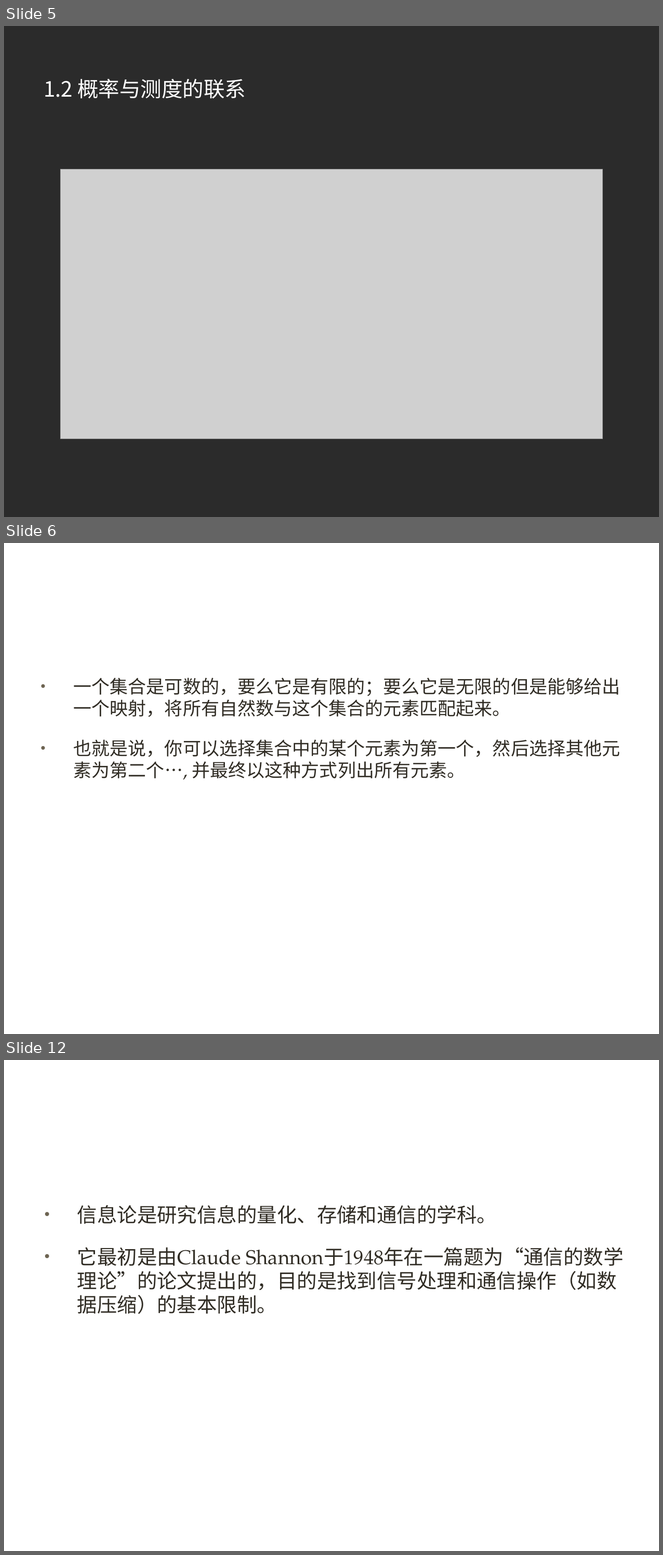
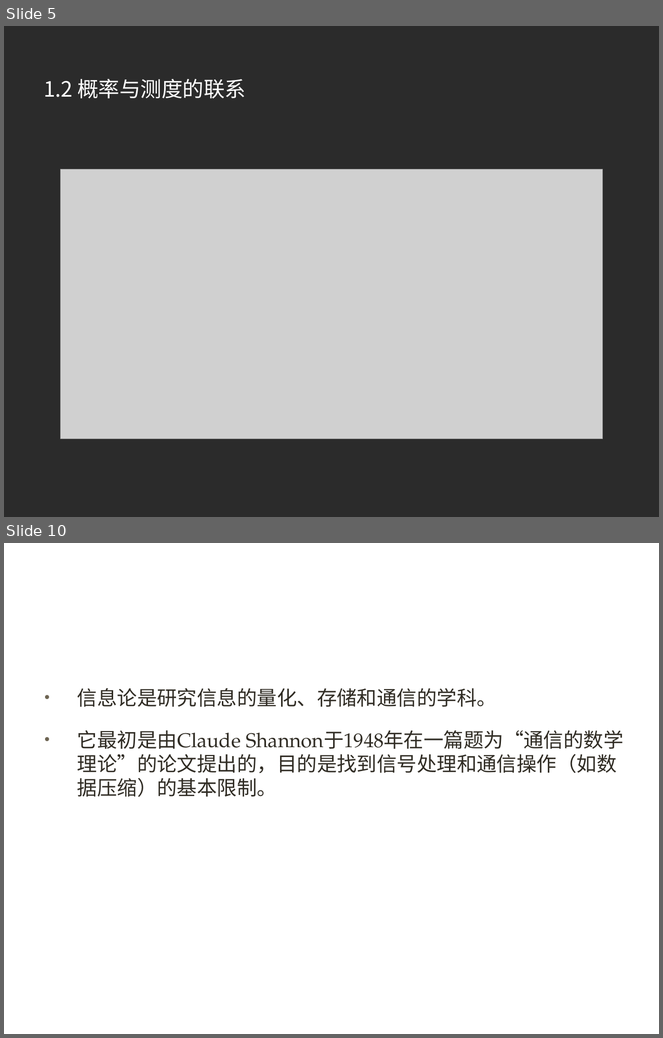
Before and after one commit to xuqinkun/Report, a slide deck: Deep Learning-3.12-3.14.pptx. Shown one above the other, each under a label of ours: slides 5, 6 and 12 before the commit, slides 5 and 10 after it; the slides between them are not shown. The pictures are 663x1555 and 663x1038 pixels, drawn with LibreOffice and Linux fonts; fonts in the diff are those of the drawing; grey boxes stand for pictures; background and template pictures are left out; a plain dark background stands for a picture behind light text. Boxes give left, top, right and bottom in pixels: in the first picture for what was removed or moved away, otherwise in the second. Text is boxed around its words. In the diff, an @@ line names an element or a change of style, - is before the commit and + after.

Commit message:
删去可数集

```diff
--- a/Deep Learning-3.12-3.14.pptx
+++ b/Deep Learning-3.12-3.14.pptx
@@ slide 6 removed at (x1=4, y1=543, x2=659, y2=1034), background picture (left out) @@
@@ title removed at (x1=37, y1=581, x2=613, y2=636) @@
-1.3 可数集
@@ text removed at (x1=74, y1=678, x2=621, y2=780) @@
-• 一个集合是可数的，要么它是有限的；要么它是无限的但是能够给出一个映射，将所有自然数与这个集合的元素匹配起来。
-• 也就是说，你可以选择集合中的某个元素为第一个，然后选择其他元素为第二个…, 并最终以这种方式列出所有元素。
@@ what was slide 12 is now slide 10 @@
```
Also in this commit, not shown: 4 slides changed, 1 other slide removed.
